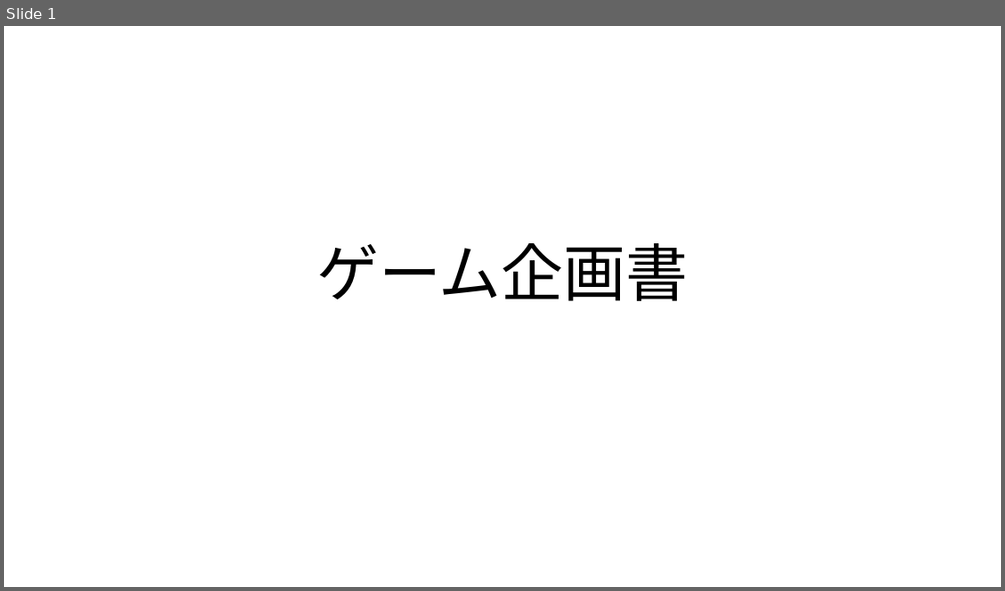
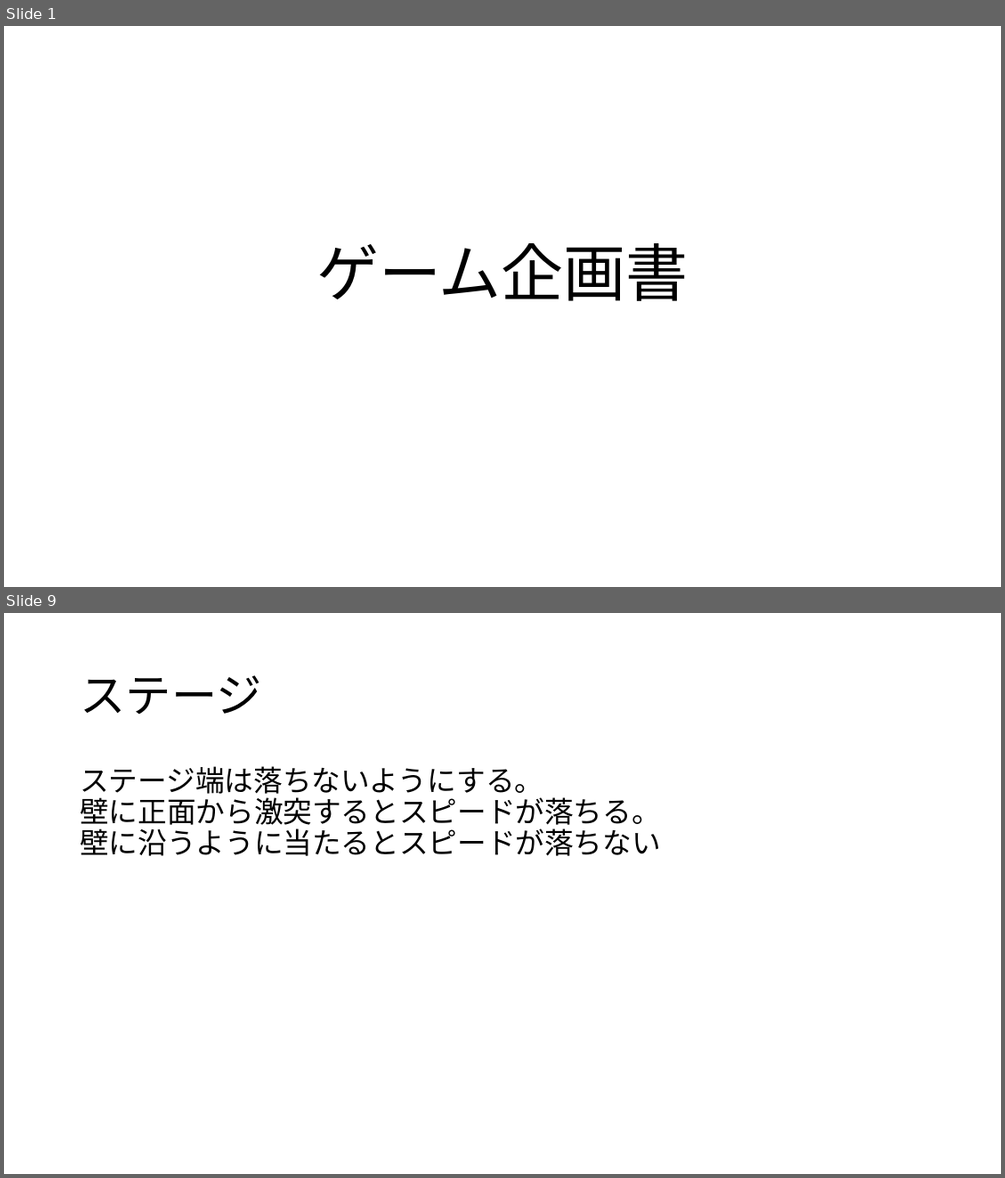
Before and after one commit to HayashiMasakane/Syuusyokusakuhixn, a slide deck: 資料/企画書.pptx. Shown one above the other, each under a label of ours: slide 1 before the commit, slides 1 and 9 after it; the slides between them are not shown. The pictures are 1005x591 and 1005x1178 pixels, drawn with LibreOffice and Linux fonts; fonts in the diff are those of the drawing. Boxes give left, top, right and bottom in pixels: in the first picture for what was removed or moved away, otherwise in the second. Text is boxed around its words. In the diff, an @@ line names an element or a change of style, - is before the commit and + after.

Commit message:
企画書の完成01
ステージやタイトルなど
足りなかった部分を追加

```diff
--- a/資料/企画書.pptx
+++ b/資料/企画書.pptx
@@ slide 9 added at [4,613,1001,1174], background #FFFFFF @@
@@ title added at [80,675,261,714], 44 pt, text #000000 @@
+ステージ
@@ text added at [80,766,660,856], 28 pt, text #000000 @@
+ステージ端は落ちないようにする。
+壁に正面から激突するとスピードが落ちる。
+壁に沿うように当たるとスピードが落ちない
```
Also in this commit, not shown: 5 slides changed, 2 other slides added.
